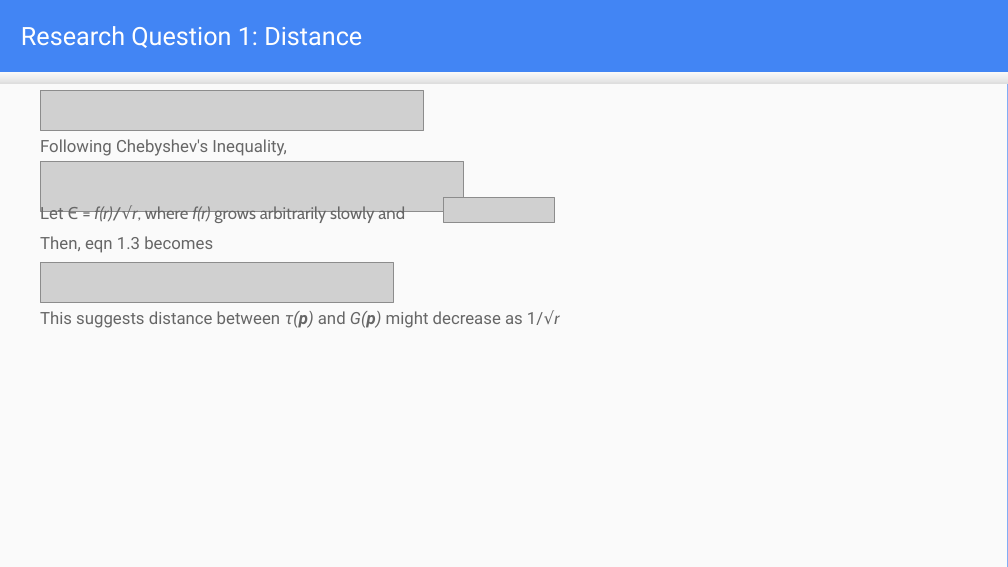
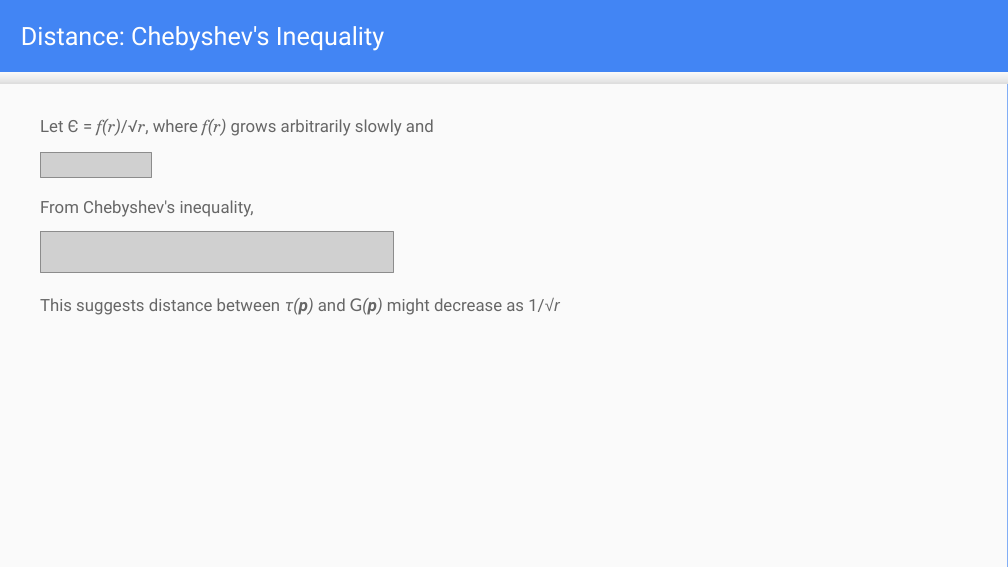
Before and after one commit to mduwalsh/project, a slide deck: slide 9 of thesis_slides_mahendra.odp (slide 10 before the commit). Drawn at 1008x567 pixels with LibreOffice and Linux fonts; fonts in the diff are those of the drawing; grey boxes stand for pictures. Boxes give left, top, right and bottom in pixels: in the first picture for what was removed or moved away, otherwise in the second. Text is boxed around its words. In the diff, an @@ line names an element or a change of style, - is before the commit and + after.

```diff
--- a/thesis_slides_mahendra.odp
+++ b/thesis_slides_mahendra.odp
@@ title at (21, 26, 384, 51): text changed @@
-Research Question 1: Distance
+Distance: Chebyshev's Inequality
@@ text "Let Є = f(r)/√r, where ...": place and size @@
-text "Let Є = f(r)/√r, where ..." at (40, 204, 405, 224)
+text "Let Є = f(r)/√r, where ..." at (40, 119, 434, 136)
@@ text "Let Є = f(r)/√r, where ..." at (40, 119, 434, 136): font Cabin to Roboto in "Є = f(r)/√r, where f(r) grows arbitrarily ..."; font Cabin to TeX Gyre Schola in "f(r)/√r, f(r)" @@
@@ picture removed at (40, 91, 423, 131) @@
@@ picture: place and size @@
-picture at (40, 161, 464, 212)
+picture at (40, 152, 151, 177)
@@ text at (40, 200, 254, 217): text changed @@
-Following Chebyshev's Inequality,
+From Chebyshev's inequality,
@@ picture removed at (444, 198, 554, 223) @@
@@ picture: place and size @@
-picture at (40, 262, 393, 302)
+picture at (40, 232, 393, 272)
@@ text removed at (40, 236, 213, 253) @@
-Then, eqn 1.3 becomes
@@ text "This suggests distance between τ(p) ...": place and size @@
-text "This suggests distance between τ(p) ..." at (40, 310, 560, 328)
+text "This suggests distance between τ(p) ..." at (40, 298, 559, 315)
@@ text "This suggests distance between τ(p) ..." at (40, 298, 559, 315): size 12 to 14 pt, font Roboto to Calibri, italic off in "G(p)"; font Cabin to Arial in "1/√r" @@
```
Also in this commit, not shown: 10 other slides changed, 13 slides added, 4 slides removed, 4 other files.
